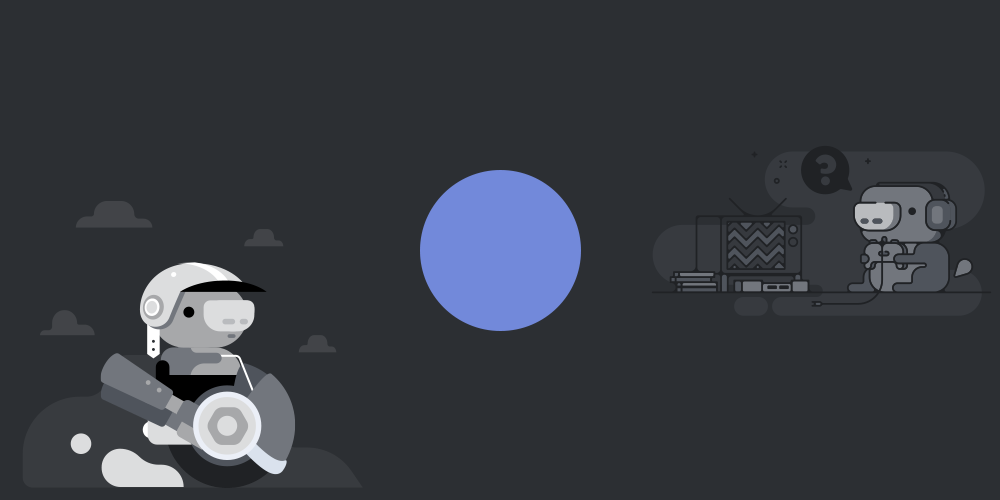
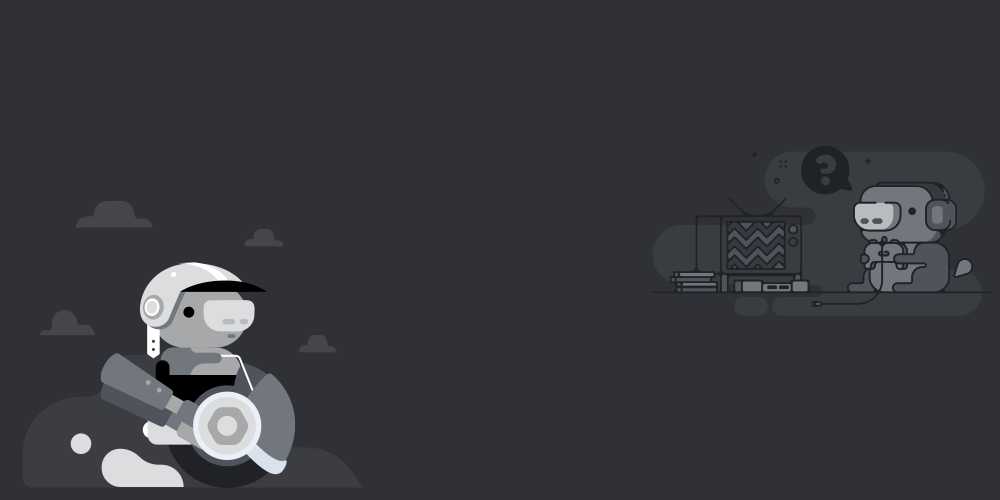
Two versions of the same layered image (1000px x 500px). Layer-by-layer changes:
hid "Ellipse 1" over (x1=420, y1=170, x2=581, y2=331)
painted on "Farbfüllung 1" over (x1=0, y1=0, x2=1000, y2=500)
